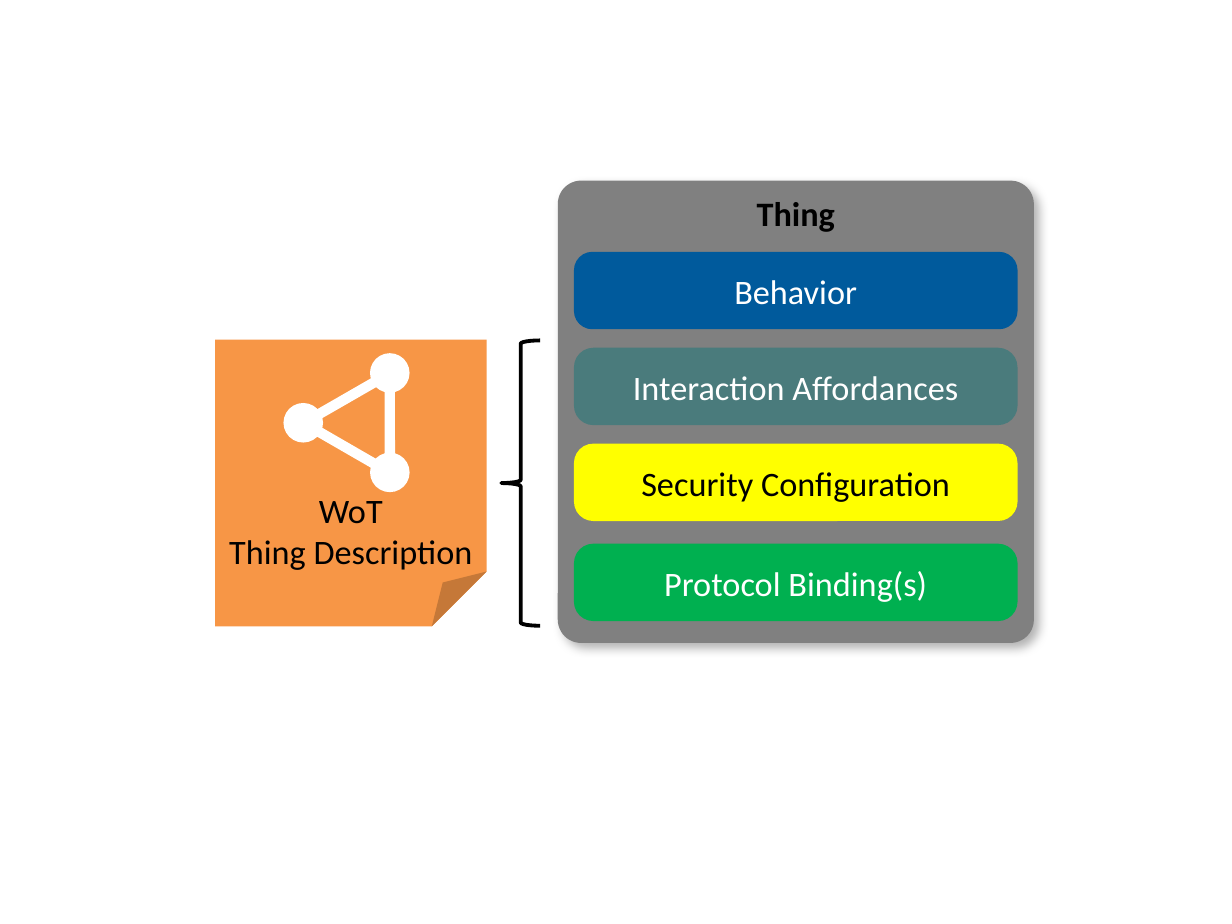
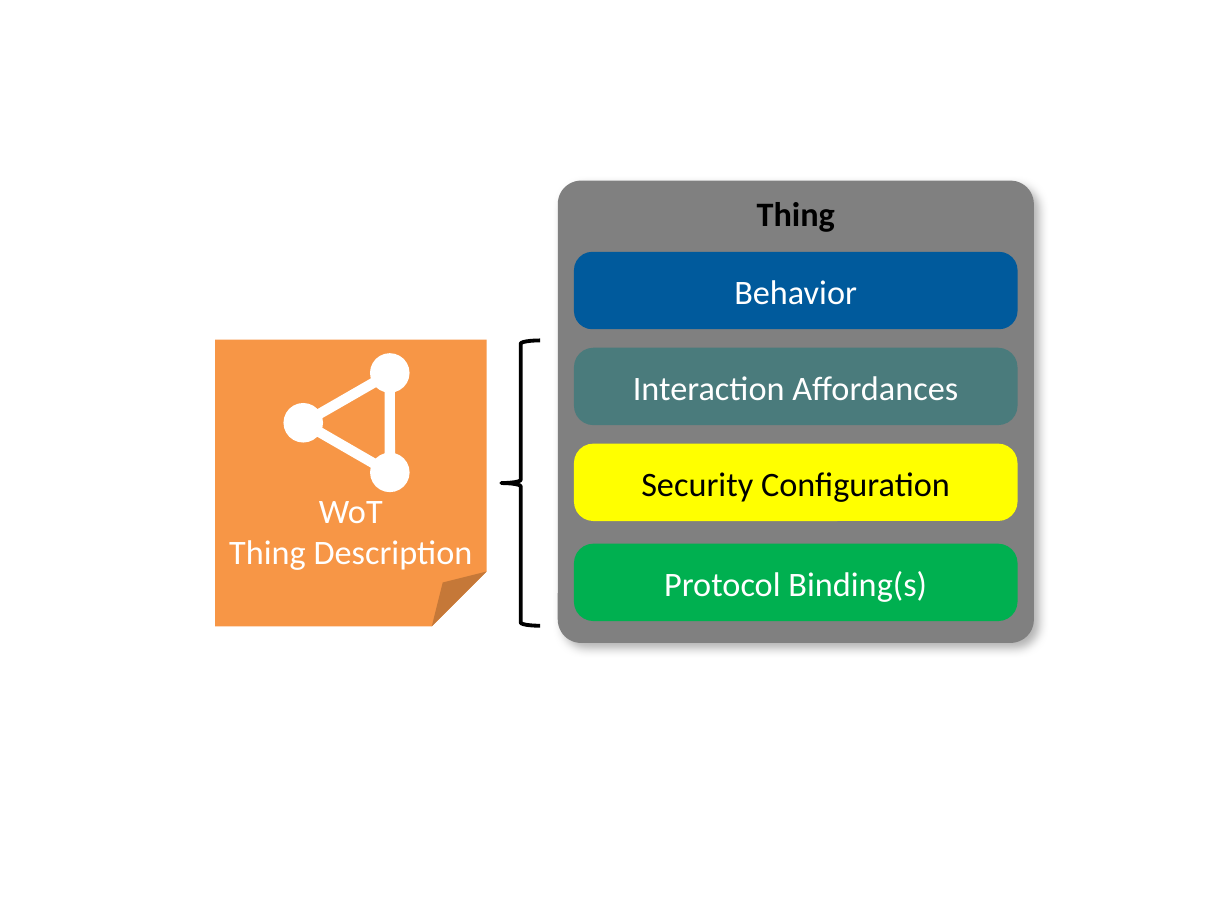
Before and after one commit to w3c/wot-architecture, a slide deck: slide 4 of images/wot-architecture-figures-new2.pptx. Drawn at 1232x924 pixels with LibreOffice and Linux fonts; fonts in the diff are those of the drawing. Boxes give left, top, right and bottom in pixels: in the first picture for what was removed or moved away, otherwise in the second. Text is boxed around its words. In the diff, an @@ line names an element or a change of style, - is before the commit and + after.

```diff
--- a/images/wot-architecture-figures-new2.pptx
+++ b/images/wot-architecture-figures-new2.pptx
@@ folded corner "WoT Thing Description" at [216, 340, 487, 627]: text colour #000000 to #FFFFFF @@
```
Also in this commit, not shown: 6 other slides changed, 1 slide added, 4 slides removed.
